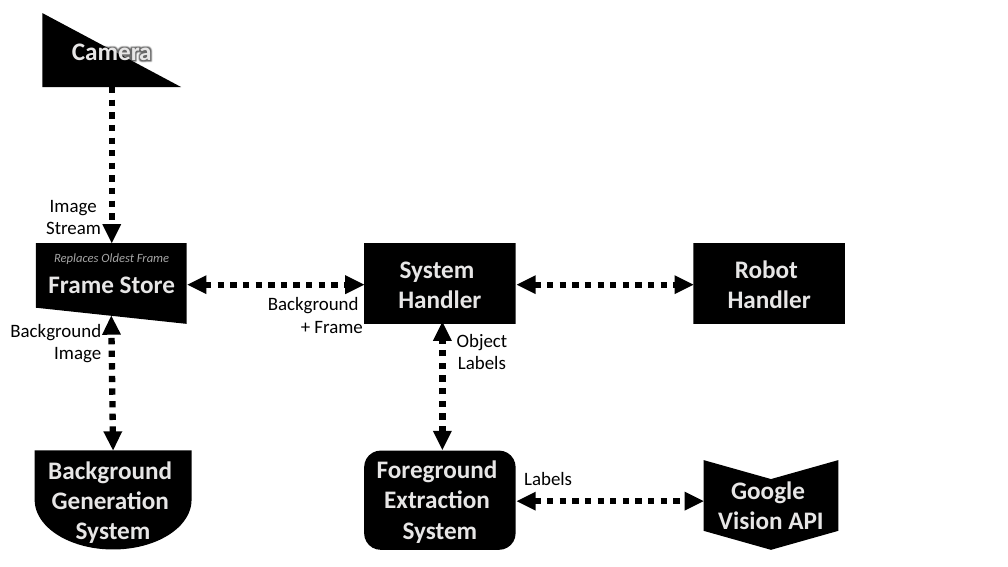
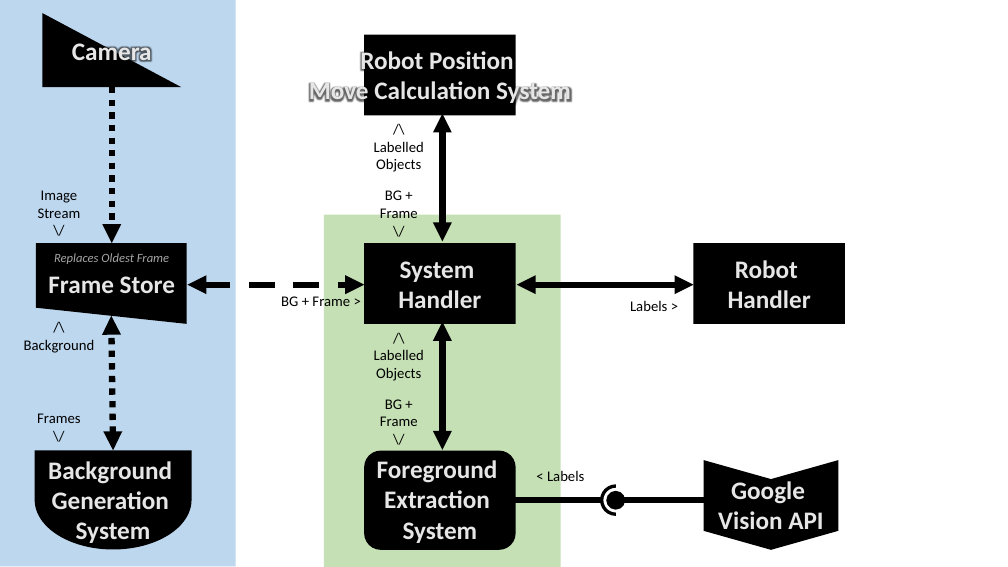
Before and after one commit to Iranaphor/Autonomous-Litter-Collection, a slide deck: slide 8 of Visual Plan.pptx. Drawn at 1008x567 pixels with LibreOffice and Linux fonts; fonts in the diff are those of the drawing. Boxes give left, top, right and bottom in pixels: in the first picture for what was removed or moved away, otherwise in the second. Text is boxed around its words. In the diff, an @@ line names an element or a change of style, - is before the commit and + after.

Commit message:
Update Visual Plan + UML

```diff
--- a/Visual Plan.pptx
+++ b/Visual Plan.pptx
@@ rectangle added at [0, 0, 235, 566], fill #BDD7EE @@
@@ text added at [309, 49, 571, 106], 24 pt, text #E7E6E6, bold @@
+Robot Position
+Move Calculation System
@@ rectangle added at [364, 35, 516, 116], fill #000000 @@
@@ double arrow added from (442, 241) to (442, 113), #000000 6 pt @@
@@ text added at [374, 141, 424, 172], 14 pt, text #000000 @@
+/\
+Labelled Objects
@@ text at [38, 190, 81, 218]: text changed; size 18 to 14 pt @@
-Image
-Stream
+Image Stream
+\/
@@ text added at [380, 190, 418, 218], 14 pt, text #000000 @@
+BG + Frame
+\/
@@ rectangle added at [324, 215, 561, 567], fill #C5E0B4 @@
@@ text at [281, 294, 350, 311]: text changed; size 18 to 14 pt @@
-Background
-+ Frame
+BG + Frame >
@@ double arrow (517, 285) - (693, 285): stroke #000000 6 pt dashed to #000000 6 pt @@
@@ double arrow (442, 450) - (442, 322): stroke #000000 6 pt dashed to #000000 6 pt @@
@@ text added at [630, 301, 667, 311], 14 pt, text #000000 @@
+Labels >
@@ text at [24, 339, 95, 353]: text changed; size 18 to 14 pt @@
-Background Image
+/\
+Background
@@ text at [374, 349, 424, 381]: text changed; size 18 to 14 pt @@
-Object Labels
+/\
+Labelled Objects
@@ text added at [37, 413, 80, 423], 14 pt, text #000000 @@
+Frames
+\/
@@ text added at [380, 399, 418, 426], 14 pt, text #000000 @@
+BG + Frame
+\/
@@ text at [547, 468, 584, 485]: text changed; size 18 to 14 pt @@
-Labels
+< Labels
@@ line added from (601, 501) to (511, 501), #000000 6 pt @@
@@ arch (boxed as its full ring) added at [600, 485, 632, 516], fill #000000 @@
@@ double arrow moved from (517, 501) - (704, 501) to (616, 501) - (704, 501) @@
@@ double arrow (616, 501) - (704, 501): double arrow to arrow; stroke #000000 6 pt dashed to #000000 6 pt @@
```
